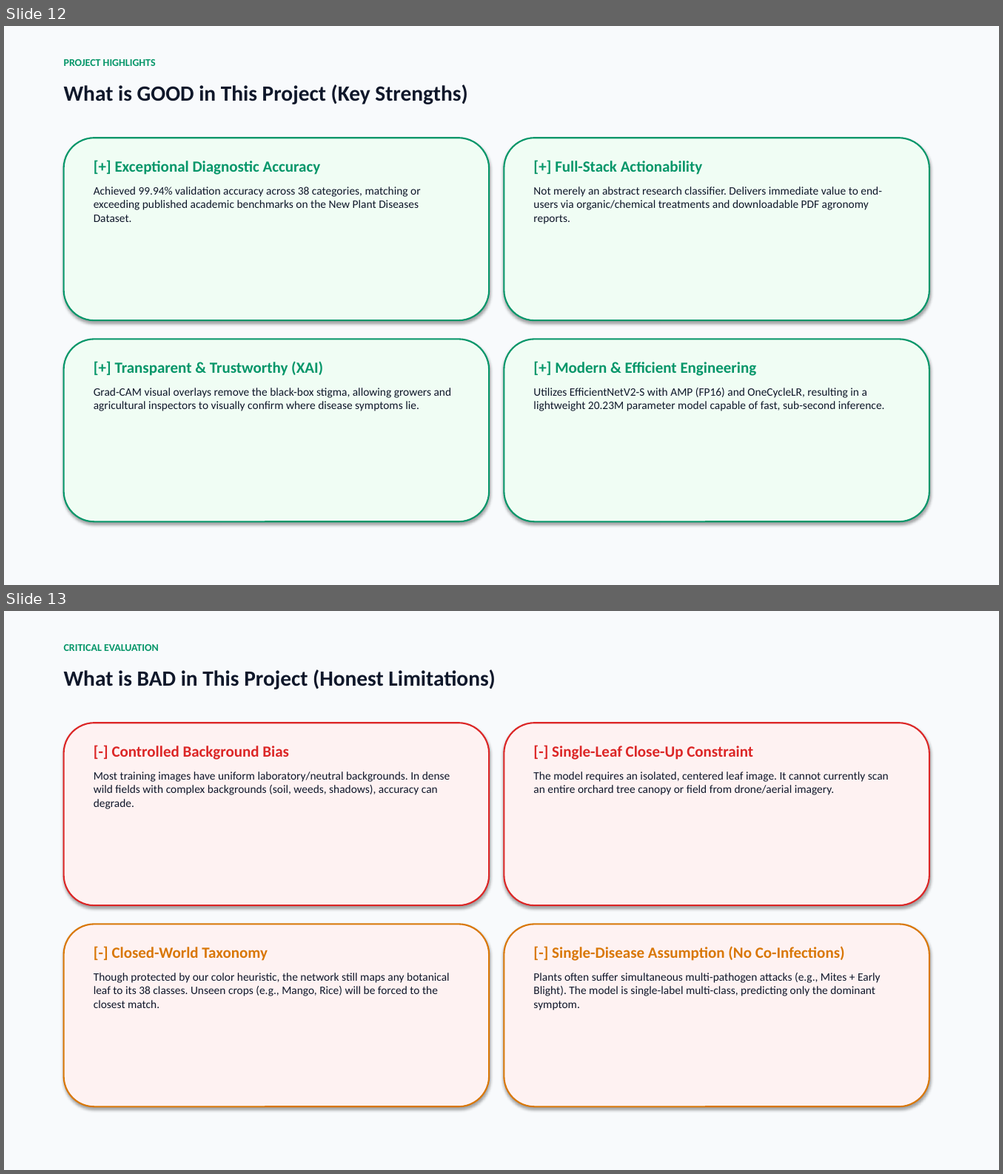
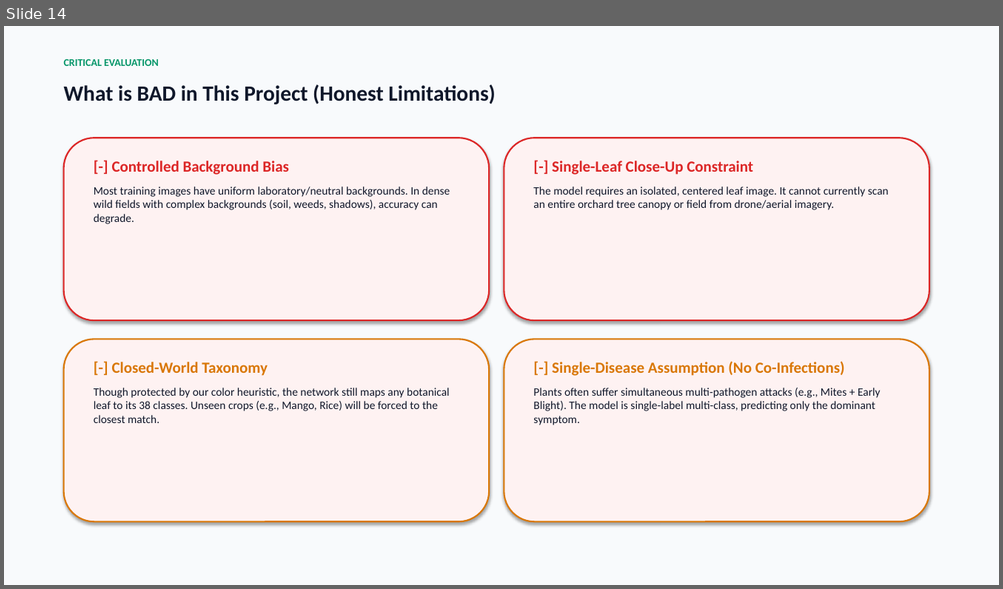
Before and after one commit to mokshit007/DL-crop-disease-detections, a slide deck: CropSense_AI_Official_Presentation.pptx. Shown one above the other, each under a label of ours: slides 12 and 13 before the commit, slide 14 after it. The pictures are 1003x1174 and 1003x589 pixels, drawn with LibreOffice and Linux fonts; fonts in the diff are those of the drawing. Boxes give left, top, right and bottom in pixels: in the first picture for what was removed or moved away, otherwise in the second. Text is boxed around its words. In the diff, an @@ line names an element or a change of style, - is before the commit and + after.

Commit message:
Add novel EfficientNetV2-CBAM attention architecture, multi-model benchmark suite, and robustness stress testing

```diff
--- a/CropSense_AI_Official_Presentation.pptx
+++ b/CropSense_AI_Official_Presentation.pptx
@@ slide 12 removed at box(4, 26, 999, 585), background #FFFFFF @@
@@ rectangle removed at box(4, 26, 999, 585) @@
@@ text removed at box(64, 59, 156, 66) @@
-PROJECT HIGHLIGHTS
@@ text removed at box(64, 84, 467, 104) @@
-What is GOOD in This Project (Key Strengths)
@@ rounded rectangle removed at box(64, 138, 489, 321) @@
@@ rounded rectangle removed at box(504, 138, 929, 321) @@
@@ text removed at box(94, 161, 421, 222) @@
-[+] Exceptional Diagnostic Accuracy
-Achieved 99.94% validation accuracy across 38 categories, matching or exceeding published academic benchmarks on the New Plant Diseases Dataset.
@@ text removed at box(533, 161, 882, 224) @@
-[+] Full-Stack Actionability
-Not merely an abstract research classifier. Delivers immediate value to end-users via organic/chemical treatments and downloadable PDF agronomy reports.
@@ rounded rectangle removed at box(64, 339, 489, 522) @@
@@ rounded rectangle removed at box(504, 339, 929, 522) @@
@@ text removed at box(94, 361, 452, 412) @@
-[+] Transparent & Trustworthy (XAI)
-Grad-CAM visual overlays remove the black-box stigma, allowing growers and agricultural inspectors to visually confirm where disease symptoms lie.
@@ text removed at box(533, 362, 885, 412) @@
-[+] Modern & Efficient Engineering
-Utilizes EfficientNetV2-S with AMP (FP16) and OneCycleLR, resulting in a lightweight 20.23M parameter model capable of fast, sub-second inference.
@@ what was slide 13 is now slide 14 @@
```
Also in this commit, not shown: 5 slides changed, 4 slides added, 3 other slides removed, 7 other files.
